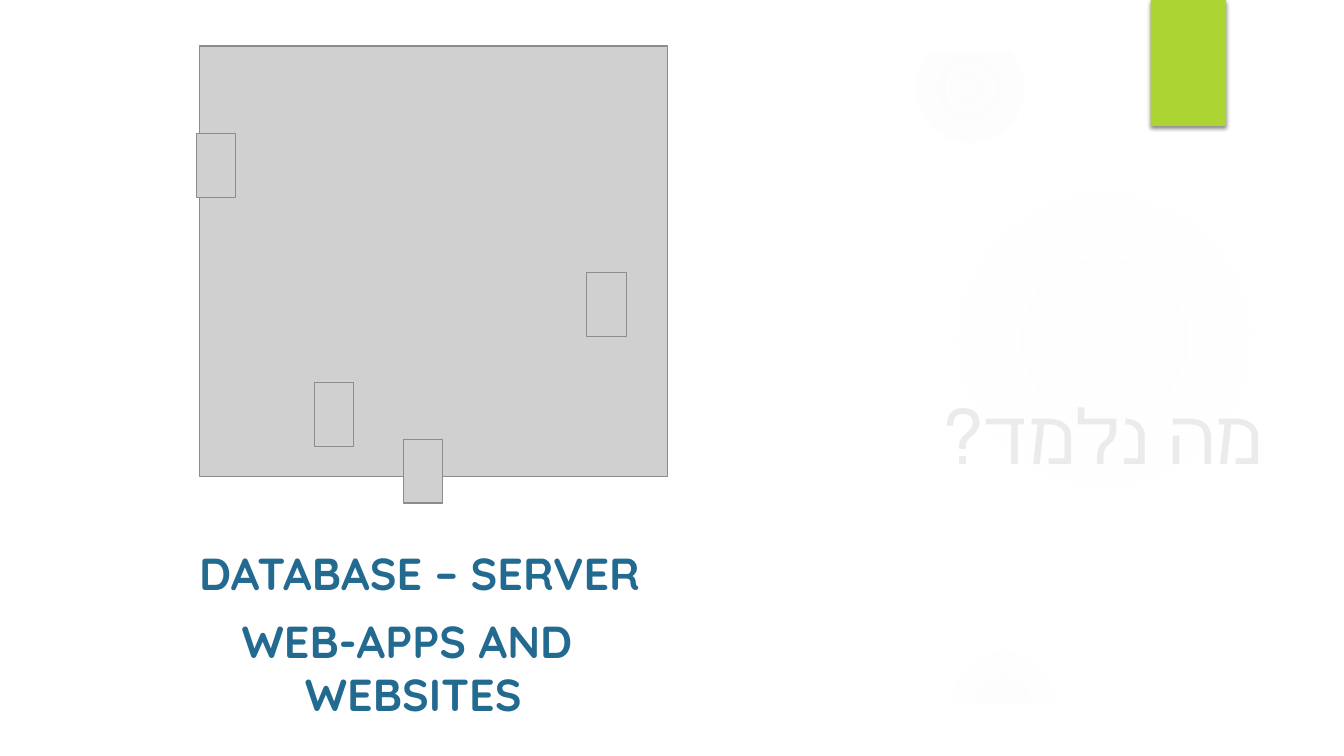
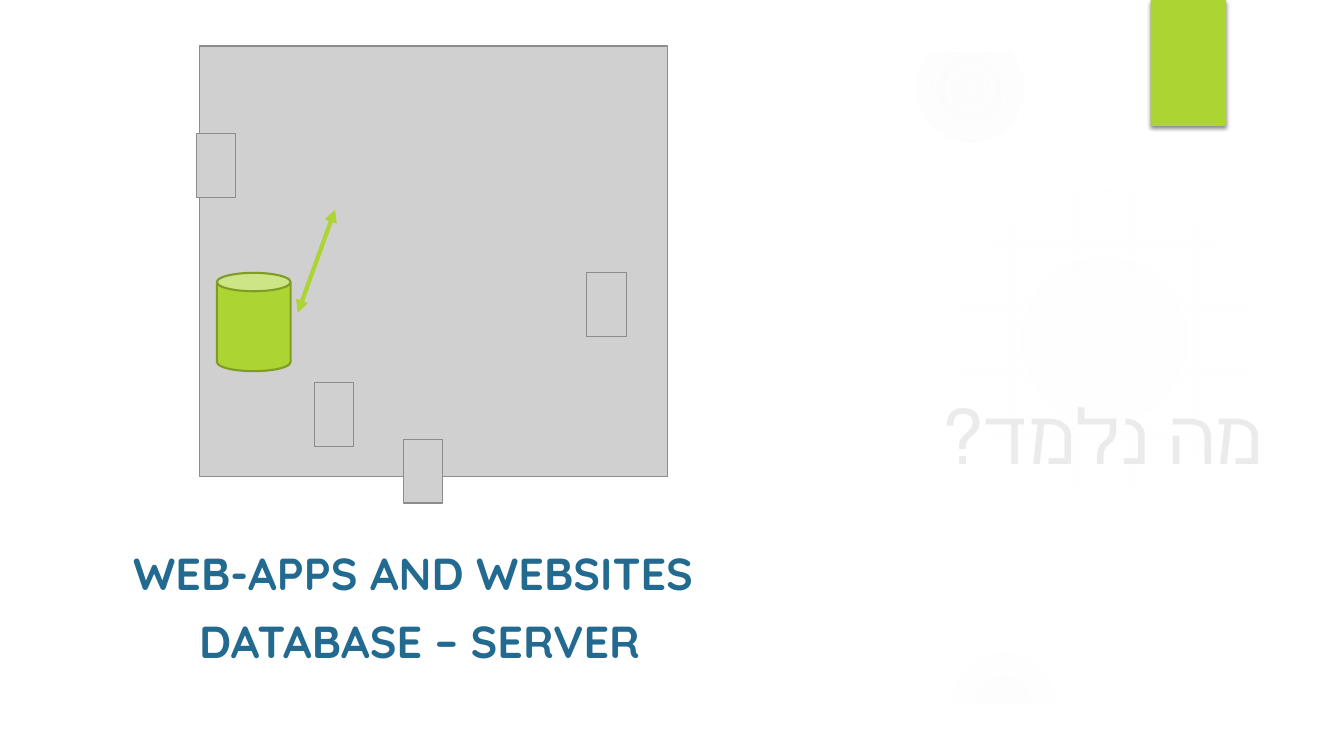
Before and after one commit to talyaron/full-stack, a slide deck: slide 5 of intro/Full stack-short intro.pptx. Drawn at 1344x756 pixels with LibreOffice and Linux fonts; fonts in the diff are those of the drawing; grey boxes stand for pictures; background and template pictures are left out. Boxes give left, top, right and bottom in pixels: in the first picture for what was removed or moved away, otherwise in the second. Text is boxed around its words. In the diff, an @@ line names an element or a change of style, - is before the commit and + after.

```diff
--- a/intro/Full stack-short intro.pptx
+++ b/intro/Full stack-short intro.pptx
@@ double arrow added from (297, 313) to (335, 210), #ACD433 3 pt @@
@@ cylinder added at [217,273,290,372], fill #ACD433, outline #7F9D26 1.5 pt @@
@@ text at [133,558,693,591]: paragraph added @@
+WEB-APPS AND WEBSITES
@@ text at [242,626,573,712]: paragraph removed @@
-WEB-APPS AND WEBSITES
```
Also in this commit, not shown: 5 other slides changed, 1 slide added, 2 other files.
